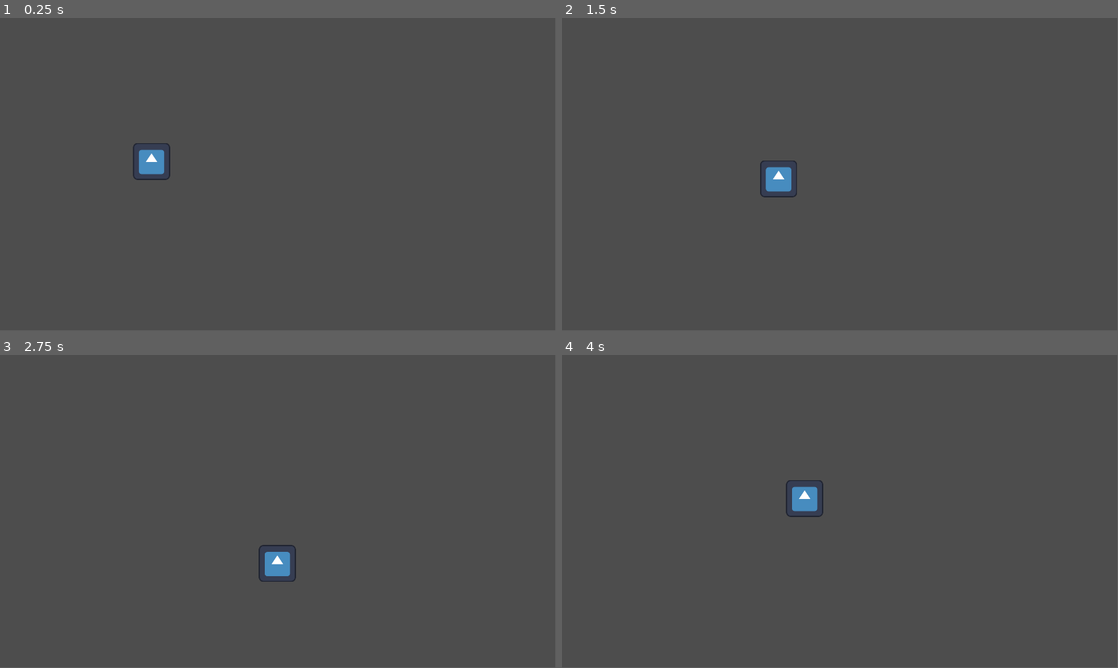
Above: before the commit, frames 1-4 (two rows, left to right).
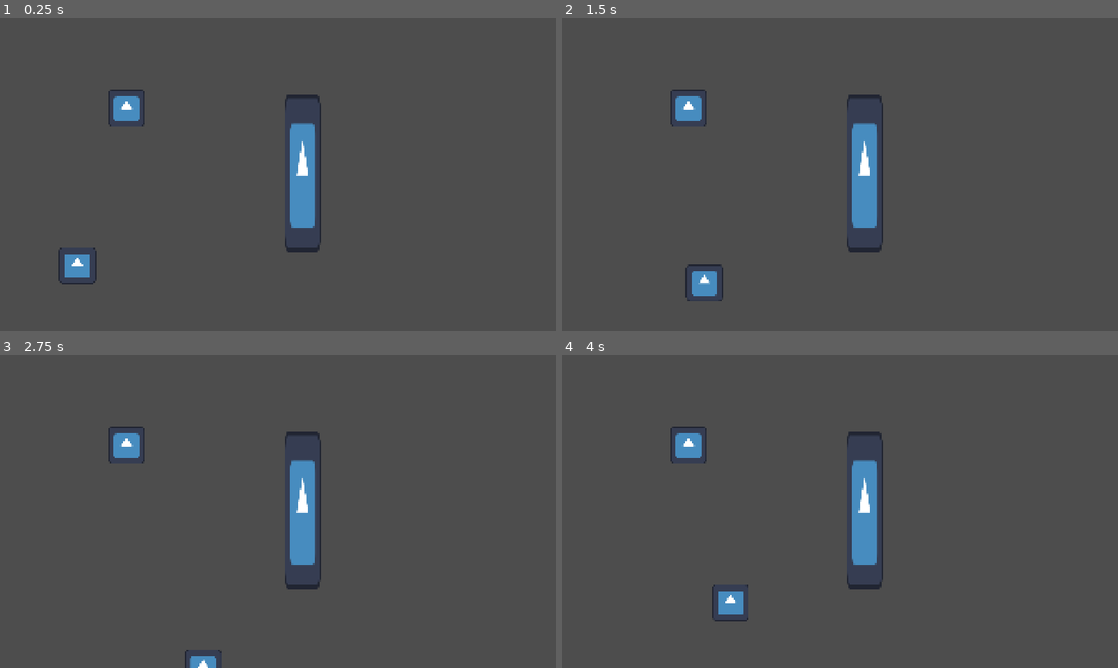
Above: after the commit, the same moments.

Repository: moxvallix/gdwild91
Game: Godot game, scene res://main.tscn
Two runs of this game, one before a commit and one after it. Both use one fixed random seed, a clock stepped at 60 frames per second and the inputs below. The engine's default icon, where the game draws it, is replaced by a stand-in: a white triangle on a blue panel in a dark square.
Inputs:
- Up to frame 1 (0.25 s): no input
- Up to frame 2 (1.5 s): tap Enter at 0.5 s; hold D (move_right) 0.53-1.28 s; hold S (move_down) from 1.28 s (still down)
- Up to frame 3 (2.75 s): release S (move_down) at 2.03 s; hold D (move_right) from 2.03 s (still down)
- Up to frame 4 (4 s): release D (move_right) at 2.78 s; hold W (move_up) 2.78-3.53 s; hold A (move_left) from 3.53 s (still down)
In our replay, the window is 799x449 before the commit and 800x450 after it. These sizes can differ from the game's own. Grey fills any space a smaller window leaves; there, only what the larger window draws over its background counts as a difference.

The runs differ from the first frame. In frame 1, 3.2% of the frame differs, in the area x 10-58%, y 22-86%; in frame 2, 3.2%, in the area x 19-58%, y 22-91%; in frame 3, 2.9%; in frame 4, 3.2%.

Commit message:
implement basic guard and set up detection testing

Diff:
--- /dev/null
+++ b/enemies/guard/guard.tscn
@@ -0,0 +1,20 @@
+[gd_scene format=3 uid="uid://cf8xbw8rxqrr5"]
+
+[ext_resource type="Texture2D" uid="uid://bdwdlc8oih3mw" path="res://icon.svg" id="1_y3myj"]
+
+[sub_resource type="CapsuleShape2D" id="CapsuleShape2D_y3myj"]
+radius = 62.0
+height = 146.0
+
+[node name="Guard" type="CharacterBody2D" unique_id=1764606371]
+
+[node name="Icon" type="Sprite2D" parent="." unique_id=1894369693]
+texture = ExtResource("1_y3myj")
+
+[node name="PhysicsHitbox" type="CollisionShape2D" parent="." unique_id=80514433]
+shape = SubResource("CapsuleShape2D_y3myj")
+
+[node name="Area2D" type="Area2D" parent="." unique_id=1810346034]
+
+[node name="CollisionShape2D" type="CollisionPolygon2D" parent="Area2D" unique_id=1739009944]
+polygon = PackedVector2Array(0, 0, 1000, -300, 1000, 300)
--- a/main.tscn
+++ b/main.tscn
@@ -1,8 +1,27 @@
 [gd_scene format=3 uid="uid://bkrw8g3pmc41c"]
 
 [ext_resource type="PackedScene" uid="uid://tlbd75lpylpk" path="res://player/player.tscn" id="1_ig7tw"]
+[ext_resource type="PackedScene" uid="uid://cf8xbw8rxqrr5" path="res://enemies/guard/guard.tscn" id="2_0xm2m"]
+[ext_resource type="Texture2D" uid="uid://bdwdlc8oih3mw" path="res://icon.svg" id="3_h2yge"]
+
+[sub_resource type="RectangleShape2D" id="RectangleShape2D_1bvp3"]
+size = Vector2(121.5, 540)
 
 [node name="Main" type="Node2D" unique_id=1388227079]
 
 [node name="Player" parent="." unique_id=1417231954 instance=ExtResource("1_ig7tw")]
-position = Vector2(524, 496)
+position = Vector2(267, 854)
+
+[node name="Guard" parent="." unique_id=1764606371 instance=ExtResource("2_0xm2m")]
+position = Vector2(437, 312)
+
+[node name="StaticBody2D" type="StaticBody2D" parent="." unique_id=1259177311]
+
+[node name="Icon" type="Sprite2D" parent="StaticBody2D" unique_id=751363039]
+position = Vector2(1045, 535.99994)
+scale = Vector2(1, 4.2890625)
+texture = ExtResource("3_h2yge")
+
+[node name="CollisionShape2D" type="CollisionShape2D" parent="StaticBody2D" unique_id=774555449]
+position = Vector2(1045.25, 533)
+shape = SubResource("RectangleShape2D_1bvp3")
--- a/player/player.tscn
+++ b/player/player.tscn
@@ -2,6 +2,12 @@
 
 [ext_resource type="Texture2D" uid="uid://bdwdlc8oih3mw" path="res://icon.svg" id="1_oul6g"]
 [ext_resource type="Script" uid="uid://5165ak4dmebc" path="res://player/player.gd" id="1_rkbax"]
+
+[sub_resource type="CircleShape2D" id="CircleShape2D_g1dw6"]
+radius = 112.4
+
+[sub_resource type="CircleShape2D" id="CircleShape2D_rkbax"]
+radius = 40.0
 
 [sub_resource type="CapsuleShape2D" id="CapsuleShape2D_oul6g"]
 radius = 62.0
@@ -13,5 +19,18 @@
 [node name="Icon" type="Sprite2D" parent="." unique_id=1952238386]
 texture = ExtResource("1_oul6g")
 
-[node name="CollisionShape2D" type="CollisionShape2D" parent="." unique_id=1618886121]
+[node name="DetectionZone" type="Area2D" parent="." unique_id=976869740]
+
+[node name="DetectionHitbox" type="CollisionShape2D" parent="DetectionZone" unique_id=821770005]
+shape = SubResource("CircleShape2D_g1dw6")
+debug_color = Color(0.96165186, 0.19863188, 7.70092e-07, 0.41960785)
+
+[node name="InteractionZone" type="Area2D" parent="." unique_id=570206982]
+
+[node name="InteractionHitbox" type="CollisionShape2D" parent="InteractionZone" unique_id=1582845414]
+position = Vector2(90, 0)
+shape = SubResource("CircleShape2D_rkbax")
+debug_color = Color(0.35277343, 0.61929727, 0, 0.41960785)
+
+[node name="PhysicsHitbox" type="CollisionShape2D" parent="." unique_id=1618886121]
 shape = SubResource("CapsuleShape2D_oul6g")
--- a/project.godot
+++ b/project.godot
@@ -19,6 +19,7 @@
 
 window/size/viewport_width=1920
 window/size/viewport_height=1080
+window/stretch/mode="canvas_items"
 
 [input]
 
